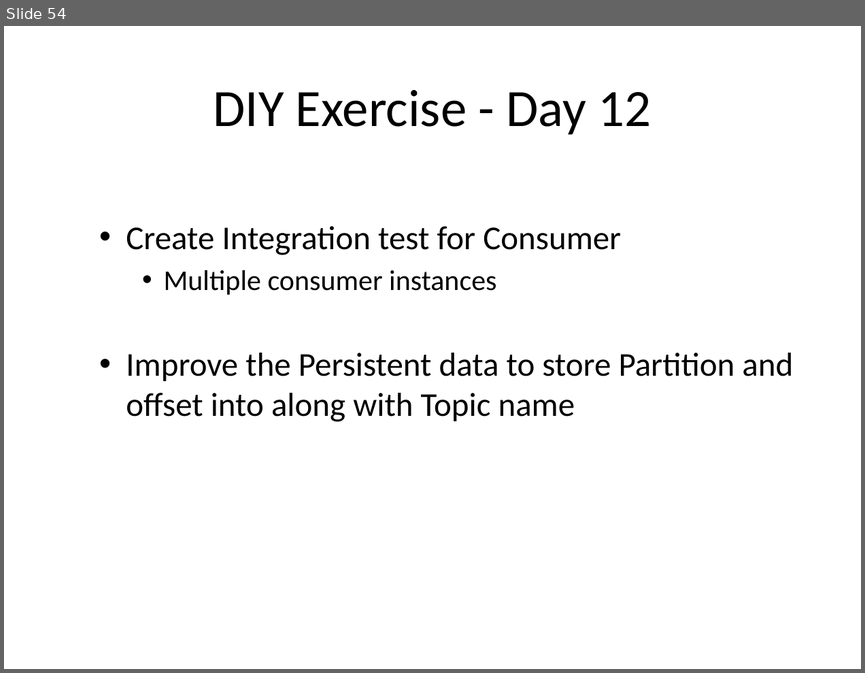
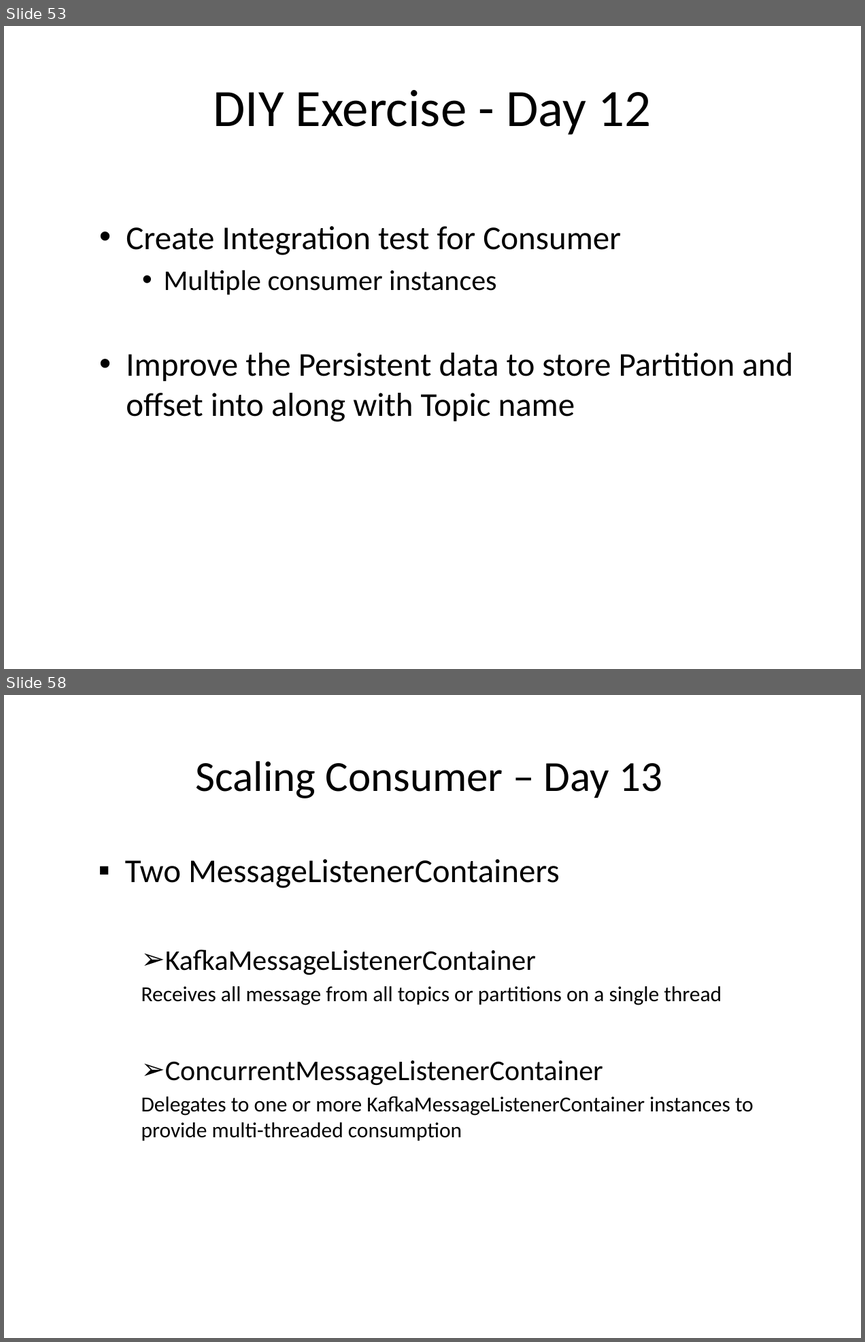
Before and after one commit to sreedharsingaraju/KafkaTutorials, a slide deck: PPT/Kafka-Teaching-Flow.pptx. Shown one above the other, each under a label of ours: slide 54 before the commit, slides 53 and 58 after it; the slides between them are not shown. The pictures are 865x673 and 865x1342 pixels, drawn with LibreOffice and Linux fonts; fonts in the diff are those of the drawing. Boxes give left, top, right and bottom in pixels: in the first picture for what was removed or moved away, otherwise in the second. Text is boxed around its words. In the diff, an @@ line names an element or a change of style, - is before the commit and + after.

Commit message:
Update Kafka-Teaching-Flow.pptx
added slides covering todays topics

```diff
--- a/PPT/Kafka-Teaching-Flow.pptx
+++ b/PPT/Kafka-Teaching-Flow.pptx
@@ slide 58 added at (x1=4, y1=695, x2=861, y2=1338), background #FFFFFF @@
@@ title added at (x1=196, y1=761, x2=662, y2=798), 36 pt, text #000000 @@
+  Scaling Consumer – Day 13
@@ text added at (x1=125, y1=859, x2=753, y2=1140), 18 pt, text #000000 @@
+  ▪ Two MessageListenerContainers
+    ➢ KafkaMessageListenerContainer
+    Receives all message from all topics or partitions on a single thread
+    ➢ ConcurrentMessageListenerContainer
+    Delegates to one or more KafkaMessageListenerContainer instances to provide multi-threaded consumption
@@ what was slide 54 is now slide 53 @@
```
Also in this commit, not shown: 1 slide changed, 4 other slides added.
